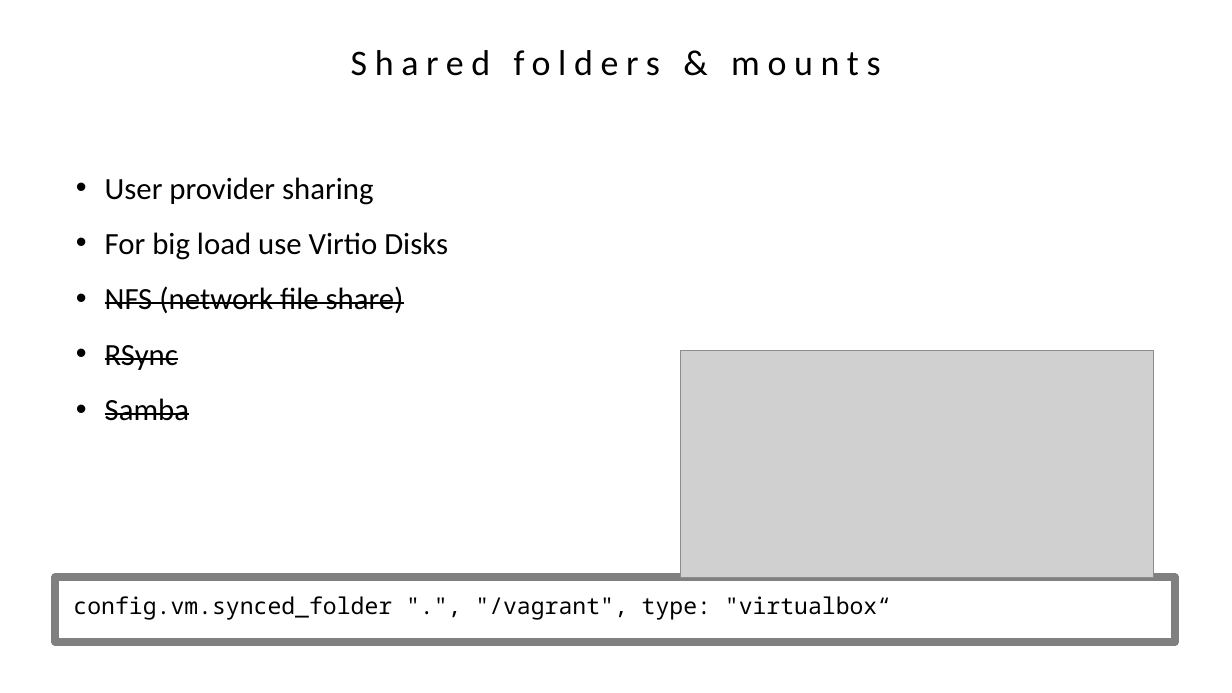
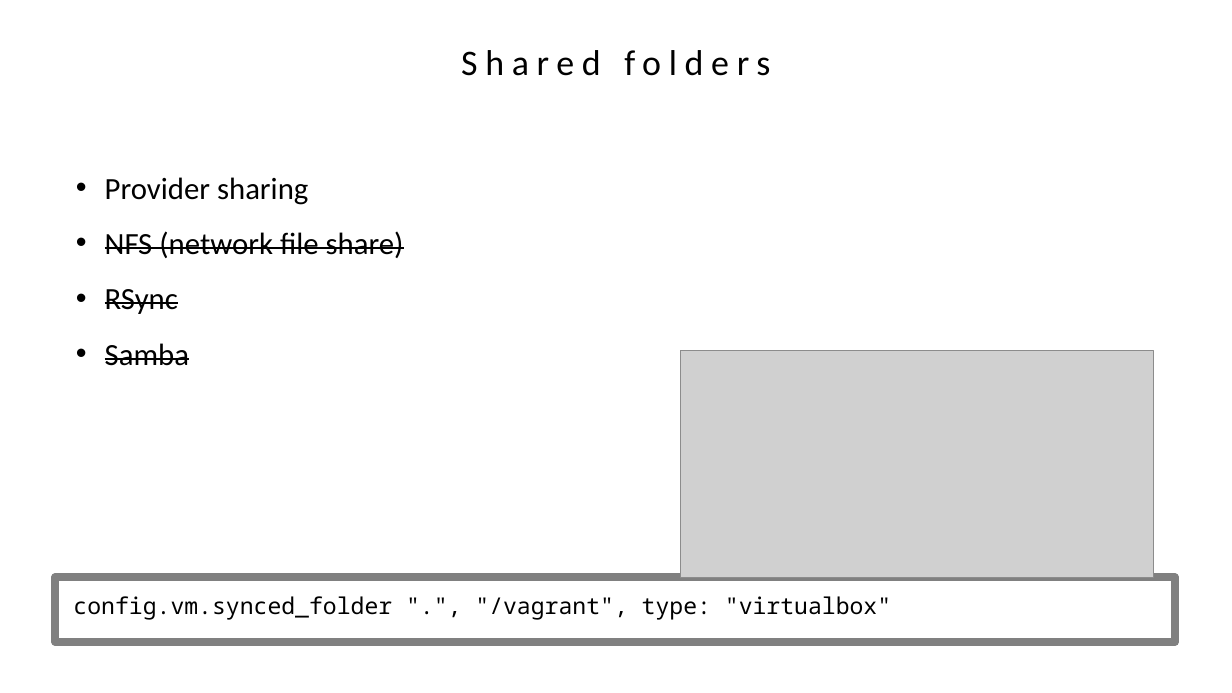
Before and after one commit to agavazov/vagrant-presentation, a slide deck: slide 17 of vagrant.pptx (slide 16 before the commit). Drawn at 1232x693 pixels with LibreOffice and Linux fonts; fonts in the diff are those of the drawing; grey boxes stand for pictures. Boxes give left, top, right and bottom in pixels: in the first picture for what was removed or moved away, otherwise in the second. Text is boxed around its words. In the diff, an @@ line names an element or a change of style, - is before the commit and + after.

```diff
--- a/vagrant.pptx
+++ b/vagrant.pptx
@@ text at bbox=[461, 50, 770, 76]: text changed @@
-Shared folders & mounts
+Shared folders
@@ text at bbox=[105, 177, 308, 205]: text changed @@
-• User provider sharing
-• For big load use Virtio Disks
+• Provider sharing
```
Also in this commit, not shown: 10 other slides changed, 11 slides added, 6 slides removed, 21 other files.
